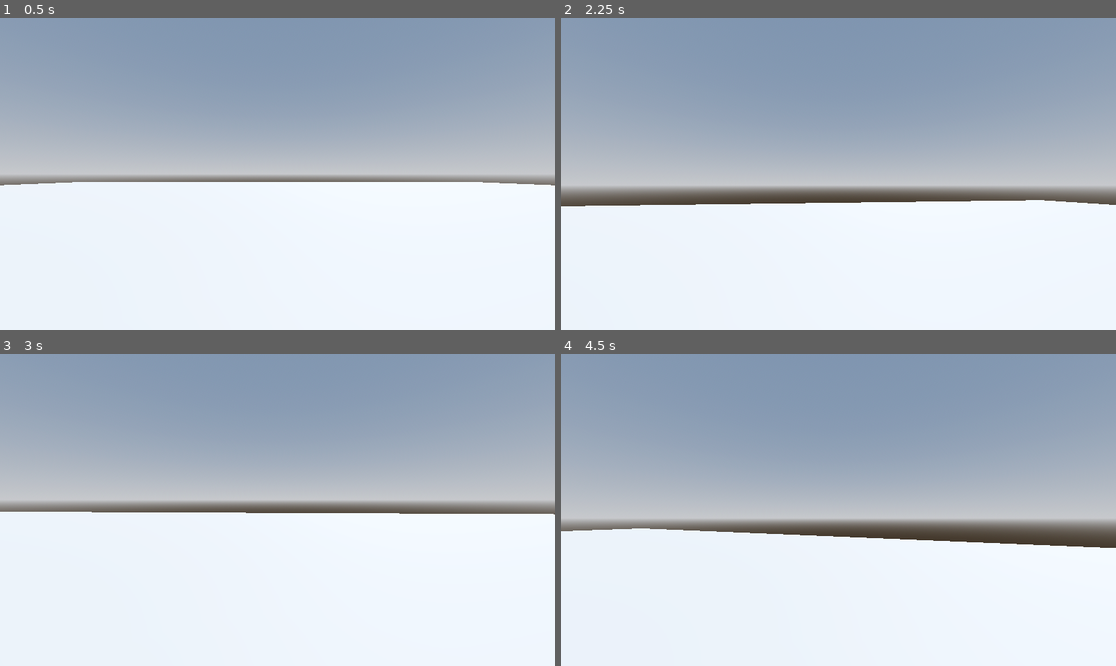
Above: before the commit, frames 1-4 (two rows, left to right).
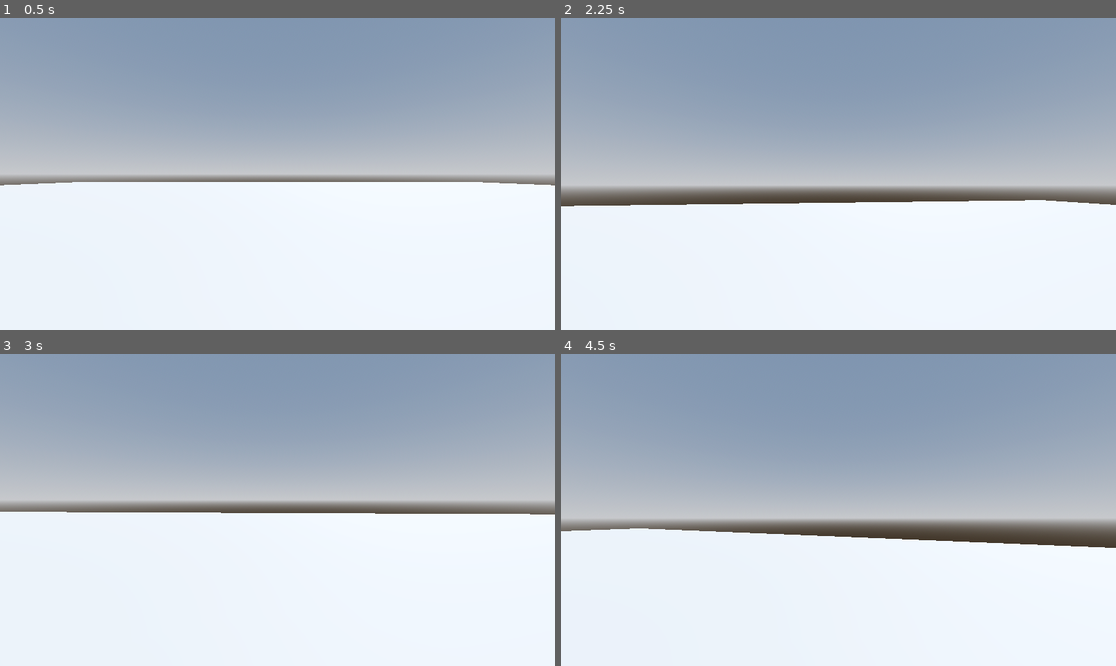
Above: after the commit, the same moments.

Repository: SpookyUboa/robo-rampage
Game: Godot game, scene res://Levels/Sandbox.tscn
Same seed, same stepped clock (60 frames per second), same inputs: the game is played once before the commit and once after it.
Inputs (mouse positions are in pixels of both pictures, inside the frame that each line leads up to):
- Up to frame 1 (0.5 s): no input
- Up to frame 2 (2.25 s): tap Enter (ui_accept) at 0.5, 0.77, 1.52 s; move the mouse to (866, 174) at 0.52 s; hold W (move_forward) from 0.53 s (still down); move the mouse to (810, 174) at 1.27 s; move the mouse to (849, 167) at 2.02 s
- Up to frame 3 (3 s): keep holding W (move_forward); move the mouse to (271, 516) at 2.77 s
- Up to frame 4 (4.5 s): keep holding W (move_forward); tap Enter (ui_accept) at 3.02, 3.77 s; move the mouse to (877, 513) at 3.52 s; move the mouse to (794, 506) at 4.27 s

Frame 1 is identical in both runs. In frame 2, less than 0.1% of the frame differs, in the area x 2-99%, y 58-61%; in frame 3, less than 0.1%, in the area x 12-100%, y 50-52%; in frame 4, less than 0.1%.

Commit message:
Smoother aim

Diff:
--- a/Player/Player.tscn
+++ b/Player/Player.tscn
@@ -1,6 +1,7 @@
-[gd_scene load_steps=4 format=3 uid="uid://co2qph7d8sdvg"]
+[gd_scene load_steps=5 format=3 uid="uid://co2qph7d8sdvg"]
 
 [ext_resource type="Script" path="res://Player/Player.gd" id="1_wdo7e"]
+[ext_resource type="Script" path="res://Player/SmoothCamera.gd" id="2_4kyjj"]
 
 [sub_resource type="CapsuleMesh" id="CapsuleMesh_cat8l"]
 
@@ -19,3 +20,5 @@
 transform = Transform3D(1, 0, 0, 0, 1, 0, 0, 0, 1, 0, 0.3, 0)
 
 [node name="SmoothCamera" type="Camera3D" parent="CameraPivot"]
+top_level = true
+script = ExtResource("2_4kyjj")
--- /dev/null
+++ b/Player/SmoothCamera.gd
@@ -0,0 +1,11 @@
+extends Camera3D
+
+@export var speed := 20.0
+
+func _physics_process(delta: float) -> void:
+	var weight = delta * speed
+
+	global_transform = global_transform.interpolate_with(
+		get_parent().global_transform, weight
+	)
+	global_position = get_parent().global_position
